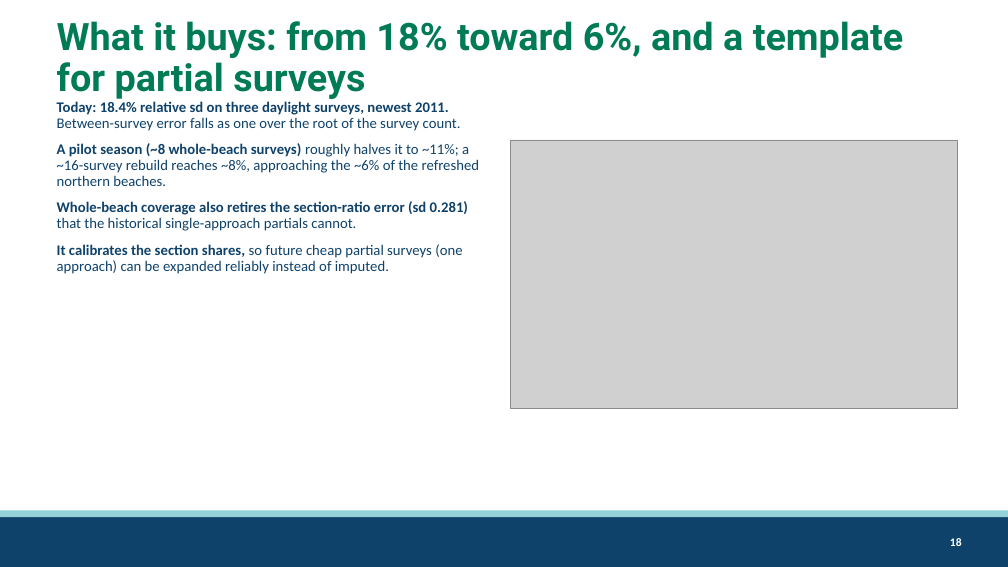
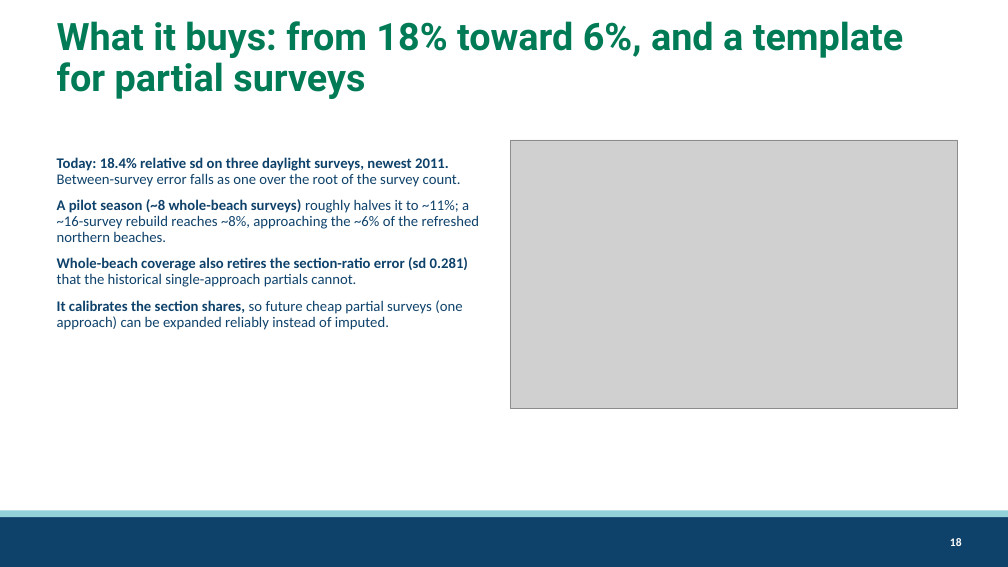
Before and after one commit to mattgeorgephd/razor-clam-harvest-monitoring, a slide deck: slide 18 of 07_presentations/razor-clam-sampling-design.pptx. Drawn at 1008x567 pixels with LibreOffice and Linux fonts; fonts in the diff are those of the drawing; grey boxes stand for pictures; background and template pictures are left out. Boxes give left, top, right and bottom in pixels: in the first picture for what was removed or moved away, otherwise in the second. Text is boxed around its words. In the diff, an @@ line names an element or a change of style, - is before the commit and + after.

```diff
--- a/07_presentations/razor-clam-sampling-design.pptx
+++ b/07_presentations/razor-clam-sampling-design.pptx
@@ text "Today: 18.4% relative sd on ...": place and size @@
-text "Today: 18.4% relative sd on ..." at [57, 101, 479, 274]
+text "Today: 18.4% relative sd on ..." at [57, 157, 479, 330]
```
Also in this commit, not shown: 1 other slide changed.
